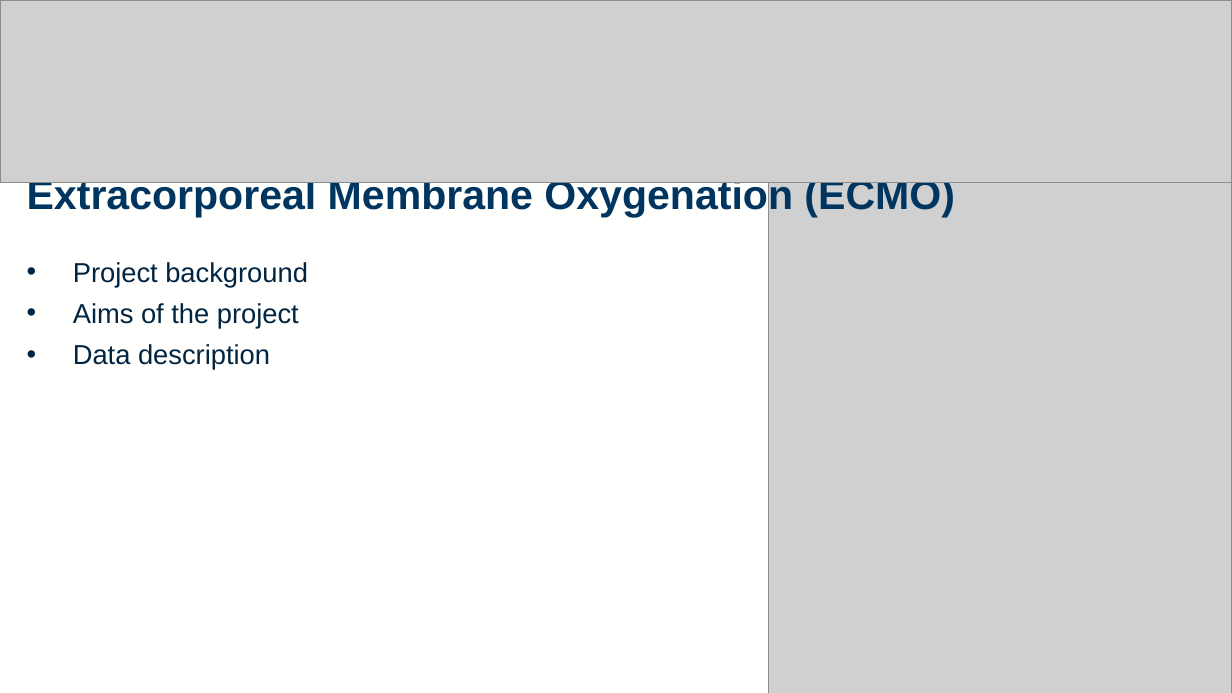
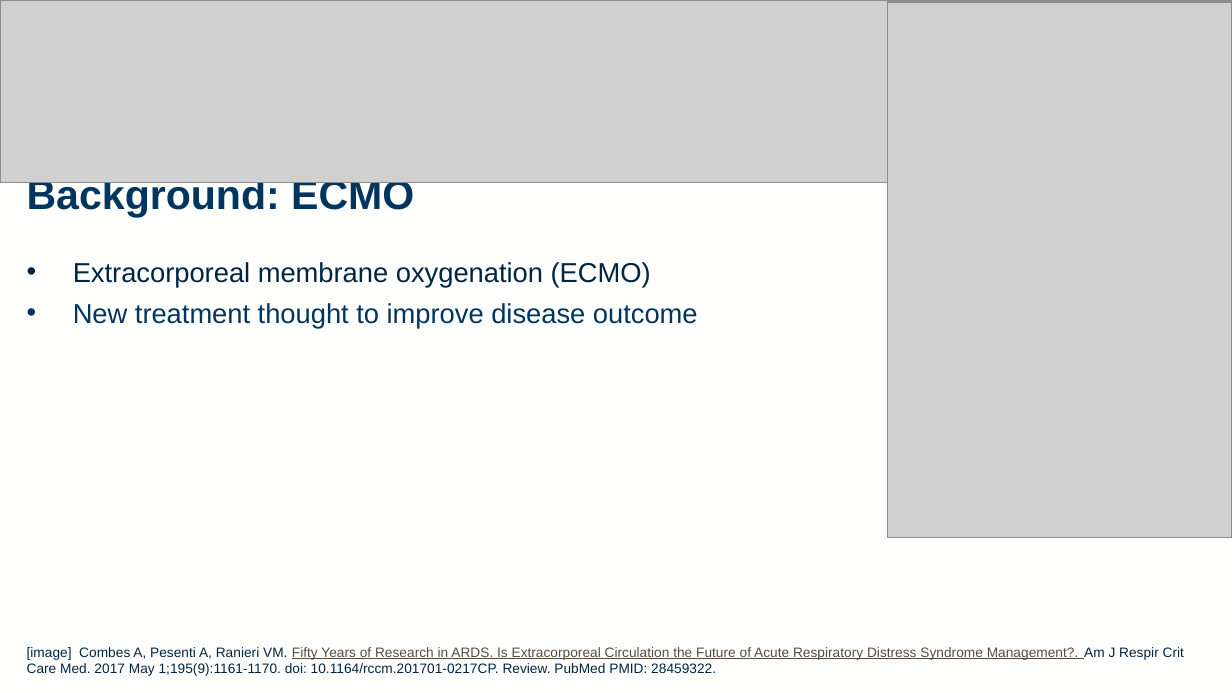
Before and after one commit to rtedwards/ARDS-classification, a slide deck: slide 4 of viva/viva_2416963E.pptx. Drawn at 1232x693 pixels with LibreOffice and Linux fonts; fonts in the diff are those of the drawing; grey boxes stand for pictures. Boxes give left, top, right and bottom in pixels: in the first picture for what was removed or moved away, otherwise in the second. Text is boxed around its words. In the diff, an @@ line names an element or a change of style, - is before the commit and + after.

```diff
--- a/viva/viva_2416963E.pptx
+++ b/viva/viva_2416963E.pptx
@@ picture: place and size @@
-picture at box(769, 5, 1232, 693)
+picture at box(887, 2, 1232, 538)
@@ text at box(27, 182, 698, 329): text changed; text colour #002542 to #003560 @@
-Extracorporeal Membrane Oxygenation (ECMO)
-• Project background
-• Aims of the project
-• Data description
+Background: ECMO
+• Extracorporeal membrane oxygenation (ECMO)
+• New treatment thought to improve disease outcome
@@ text added at box(27, 647, 1184, 676), 8 pt, text #002542 @@
+[image] Combes A, Pesenti A, Ranieri VM. Fifty Years of Research in ARDS. Is Extracorporeal Circulation the Future of Acute Respiratory Distress Syndrome Management?. Am J Respir Crit Care Med. 2017 May 1;195(9):1161-1170. doi: 10.1164/rccm.201701-0217CP. Review. PubMed PMID: 28459322.
```
Also in this commit, not shown: 6 other slides changed, 7 slides added, 7 slides removed, 1 other file.
